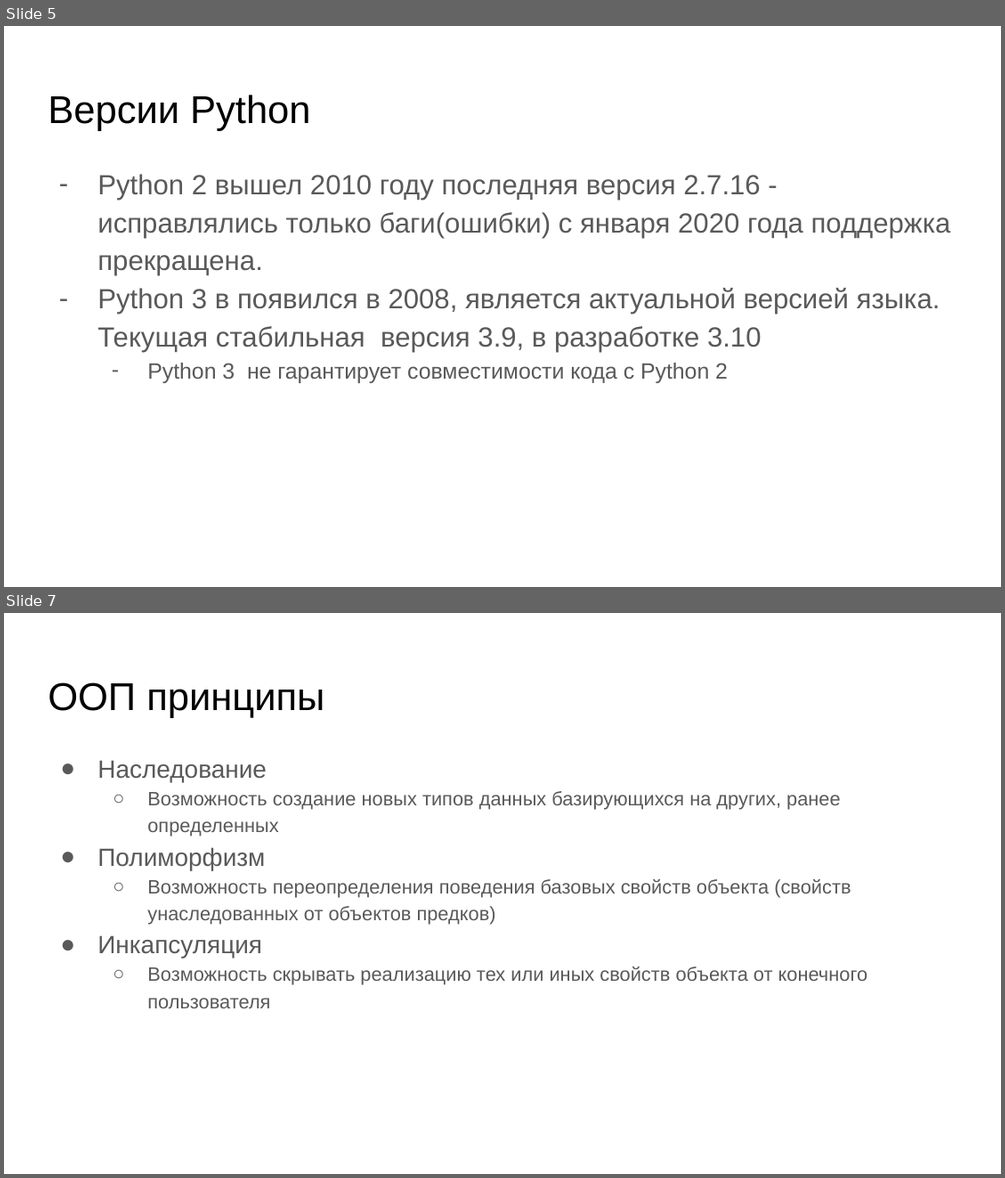
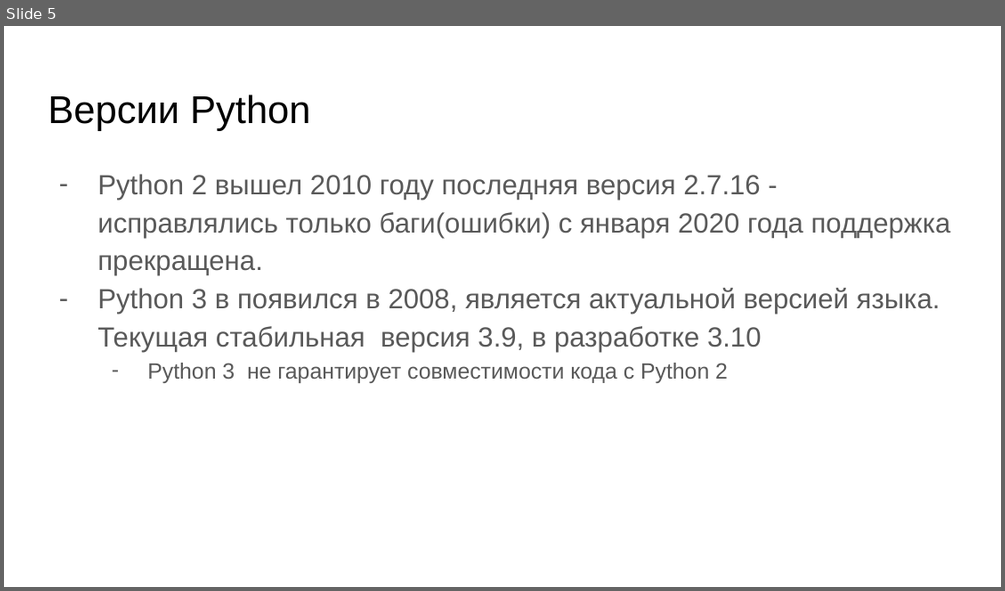
Before and after one commit to skhayrulin/python_course, a slide deck: lecture/Lecture11.pptx. Shown one above the other, each under a label of ours: slides 5 and 7 before the commit, slide 5 after it; the slides between them are not shown. The pictures are 1005x1178 and 1005x591 pixels, drawn with LibreOffice and Linux fonts; fonts in the diff are those of the drawing. Boxes give left, top, right and bottom in pixels: in the first picture for what was removed or moved away, otherwise in the second. Text is boxed around its words. In the diff, an @@ line names an element or a change of style, - is before the commit and + after.

```diff
--- a/lecture/Lecture11.pptx
+++ b/lecture/Lecture11.pptx
@@ slide 7 removed at <box>4,613,1001,1174</box>, background #FFFFFF @@
@@ title removed at <box>48,682,324,718</box> @@
-ООП принципы
@@ text removed at <box>97,760,867,1008</box> @@
-● Наследование
-  ○ Возможность создание новых типов данных базирующихся на других, ранее определенных
-● Полиморфизм
-  ○ Возможность переопределения поведения базовых свойств объекта (свойств унаследованных от объектов предков)
-● Инкапсуляция
-  ○ Возможность скрывать реализацию тех или иных свойств объекта от конечного пользователя
```
Also in this commit, not shown: 4 slides changed, 14 slides added, 5 other slides removed, 3 other files.
